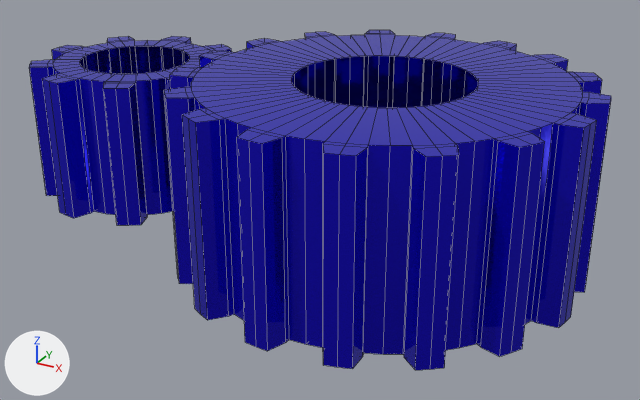
One commit to the OBJ model assets/gears.obj: the scene before it, then after it.
Camera for both pictures: a 50 mm lens placed at (6.87, -7.96, 3.49), pointed at (2.5, -0.02, -0.48). Arrows for +X, +Y and +Z are at lower left; the lights stay in place. Mesh edges are drawn as thin lines. Where no turn or scale is listed for an object, it has been applied to the vertices.

Names of what the first picture shows: 'LargeGear_Gear.001', 'SmallGear_Gear'.
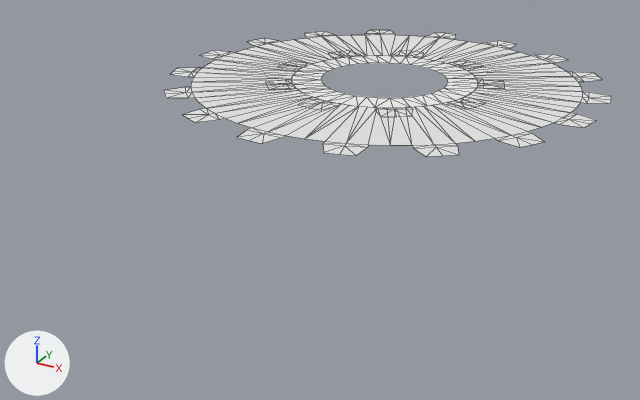
The newer file is also turned or shifted as a whole; pictures and numbers use the older file's frame.

The change, as a diff of the scene's bpy script:
```diff
--- a/assets/gears.obj.py
+++ b/assets/gears.obj.py
@@ mat_gearb @@
+mat_gearb = principled_material('GearB')
+mat_gearb.base_color = (1.0, 1.0, 1.0)  # white #ffffff
+mat_gearb.roughness = 0.0513
@@ mat_geara @@
+mat_geara = principled_material('GearA')
+mat_geara.base_color = (0.8, 0.8, 0.8)  # white #e7e7e7
+mat_geara.roughness = 0.69
@@ me_largegear_gear_001 @@
 # used by ob_largegear_gear_001; location = (0.0, 0.0, 0.0)
-me_largegear_gear_001.from_pydata(...)  # 476 vertices, 408 faces; spans x 1.03..5.41, y -2.2..2.2, z -1.0..1.0
-me_largegear_gear_001.materials.append(mat_whitedefault)  # blue #1e12e7
+me_largegear_gear_001.from_pydata(...)  # 238 vertices, 272 faces; spans x 1.03..5.41, y -2.2..2.2, z 1.0
+# me_largegear_gear_001 part 1: 238 vertices removed from x 1.03..5.41, y -2.2..2.2, z -1.0
+me_largegear_gear_001.materials.append(mat_geara)  # white #e7e7e7
@@ me_smallgear_gear @@
 # used by ob_smallgear_gear; location = (0.0, 0.0, 0.0)
-me_smallgear_gear.from_pydata(...)  # 252 vertices, 216 faces; spans x -1.2..1.17, y -1.2..1.2, z -0.8..0.8
-me_smallgear_gear.materials.append(mat_whitedefault)  # blue #1e12e7
+me_smallgear_gear.from_pydata(...)  # 126 vertices, 144 faces; spans x 2.03..4.4, y -1.2..1.2, z 1.0
+# me_smallgear_gear part 2: 252 vertices removed from x -1.2..1.17, y -1.2..1.2, z -0.8..0.8
+# me_smallgear_gear part 3: 126 vertices added at x 2.03..4.4, y -1.2..1.2, z 1.0
+me_smallgear_gear.materials.append(mat_gearb)  # white #ffffff
```

Where the change shows, as pixel boxes [x1, y1, x2, y2] in the pictures (640 x 400 px):
'LargeGear_Gear.001', reshaped (62% shorter)
    before: [164, 30, 611, 370]
    after: [164, 30, 611, 157]
'SmallGear_Gear', reshaped
    before: [29, 36, 232, 225]
    after: [291, 56, 478, 108]
part 1 of me_largegear_gear_001, deleted (blue)
    before: [164, 35, 611, 370]
part 2 of me_smallgear_gear, deleted (blue)
    before: [29, 36, 232, 225]
part 3 of me_smallgear_gear, added
    after: [291, 56, 478, 108]
